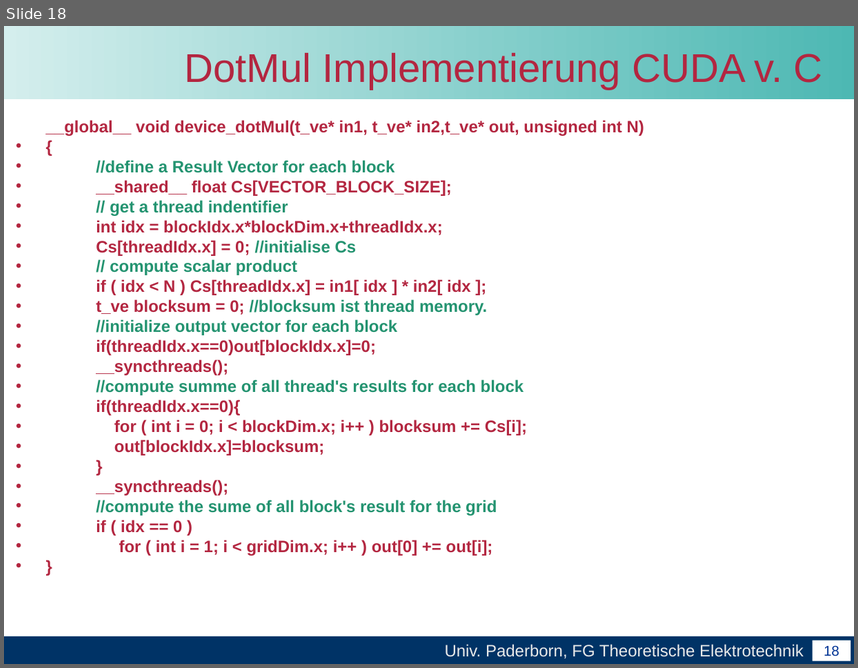
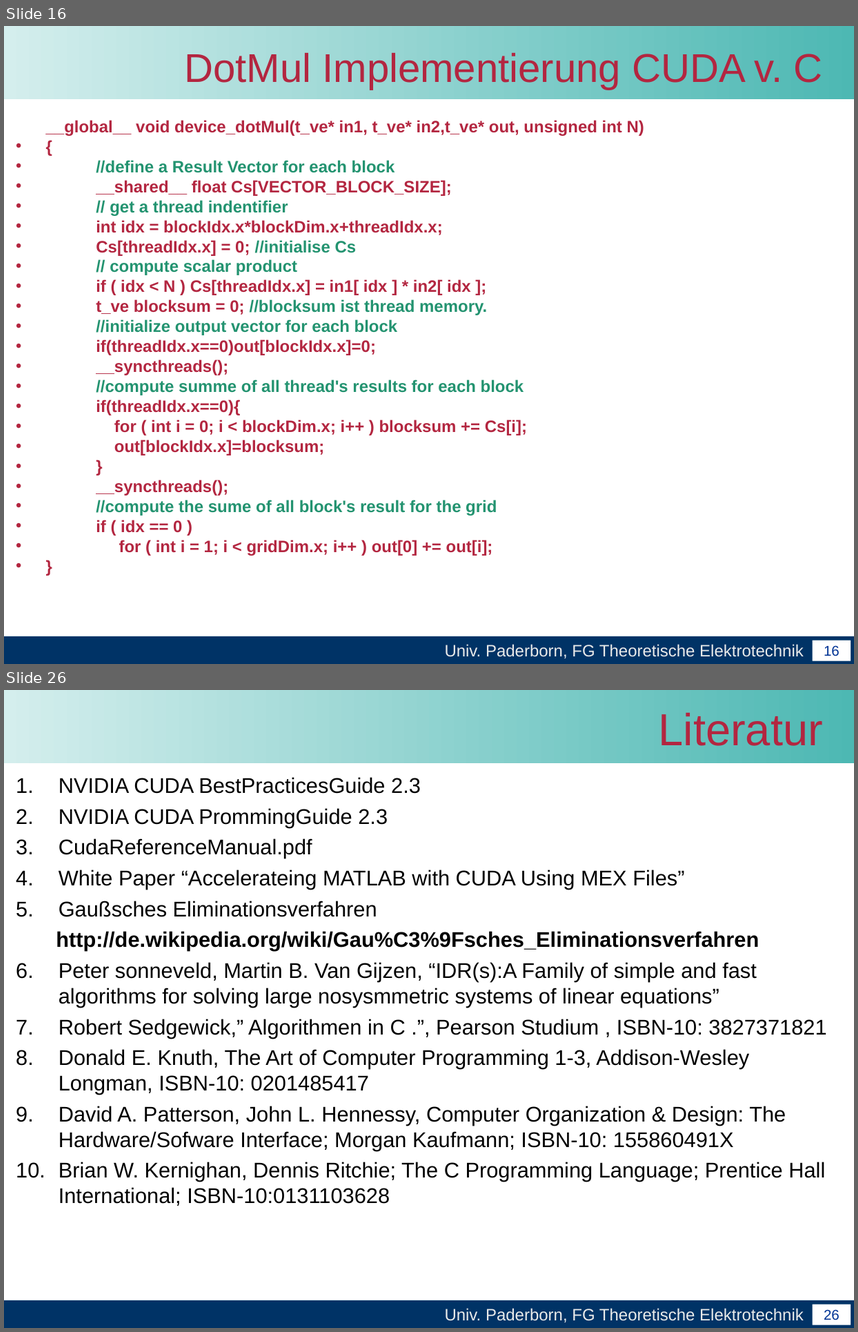
Before and after one commit to unconditional/projektarbeitcuda, a slide deck: Vortrag/Zwischenvortrag der Projektarbeit CUDA.ppt. Shown one above the other, each under a label of ours: slide 18 before the commit, slides 16 and 26 after it; the slides between them are not shown. The pictures are 858x668 and 858x1332 pixels, drawn with LibreOffice and Linux fonts; fonts in the diff are those of the drawing; background and template pictures are left out. Boxes give left, top, right and bottom in pixels: in the first picture for what was removed or moved away, otherwise in the second. Text is boxed around its words. In the diff, an @@ line names an element or a change of style, - is before the commit and + after.

```diff
--- a/Vortrag/Zwischenvortrag der Projektarbeit CUDA.ppt
+++ b/Vortrag/Zwischenvortrag der Projektarbeit CUDA.ppt
@@ slide 26 added at (x1=4, y1=690, x2=854, y2=1328), background #FFFFFF; not listed: 4 template elements that a slide beside it also shows @@
@@ title added at (x1=659, y1=713, x2=823, y2=746), 38 pt, text #B32640 @@
+Literatur
@@ text added at (x1=56, y1=777, x2=826, y2=1205), 18 pt, text #000000 @@
+1. NVIDIA CUDA BestPracticesGuide 2.3
+2. NVIDIA CUDA PrommingGuide 2.3
+3. CudaReferenceManual.pdf
+4. White Paper “Accelerateing MATLAB with CUDA Using MEX Files”
+5. Gaußsches Eliminationsverfahren
+  http://de.wikipedia.org/wiki/Gau%C3%9Fsches_Eliminationsverfahren
+6. Peter sonneveld, Martin B. Van Gijzen, “IDR(s):A Family of simple and fast algorithms for solving large nosysmmetric systems of linear equations”
+7. Robert Sedgewick,” Algorithmen in C .”, Pearson Studium , ISBN-10: 3827371821
+8. Donald E. Knuth, The Art of Computer Programming 1-3, Addison-Wesley Longman, ISBN-10: 0201485417
+9. David A. Patterson, John L. Hennessy, Computer Organization & Design: The Hardware/Sofware Interface; Morgan Kaufmann; ISBN-10: 155860491X
+10. Brian W. Kernighan, Dennis Ritchie; The C Programming Language; Prentice Hall International; ISBN-10:0131103628
@@ what was slide 18 is now slide 16 @@
@@ page number at (x1=824, y1=645, x2=840, y2=656): text changed @@
-18
+16
```
Also in this commit, not shown: 7 slides changed, 19 other slides added, 11 slides removed, 1 other file.
